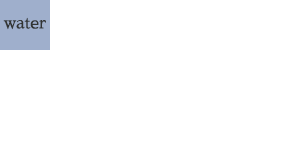
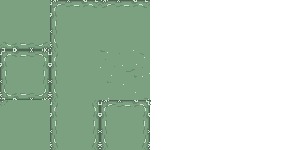
Layers edited between the first and the second w=300, h=150 image:
added group "Double Edge Vertical" (1st of 2) with 3 layers above "Double Edge Vertical" over [100, 100, 151, 150]
added layer "Darks" (1st of 9, in "Double Edge Vertical") in group "Double Edge Vertical" over [100, 100, 151, 150]
added layer "Layer 9" in group "Double Edge Vertical" over [100, 100, 150, 150]
added group "Double Edge Vertical" (2nd of 2) with 3 layers above "Edge Left" over [50, 100, 100, 150]
added layer "Darks" (2nd of 9, in "Double Edge Vertical") in group "Double Edge Vertical" over [50, 100, 100, 150]
added layer "Layer 7" in group "Double Edge Vertical" over [50, 100, 100, 150]
added group "Edge Left" (1st of 2) with 3 layers above "Edge Top" over [50, 50, 100, 100]
added layer "Layer 3" in group "Edge Left" over [50, 50, 100, 100]
added group "Edge Top" with 3 layers above "Edge Left" over [100, 0, 150, 50]
added layer "Layer 4" in group "Edge Top" over [100, 0, 150, 50]
added group "Edge Left" (2nd of 2) with 3 layers above "Inside" over [50, 0, 100, 50]
added layer "Darks" (5th of 9, in "Edge Left") in group "Edge Left" over [50, 0, 100, 50]
added layer "Layer 6" in group "Edge Left" over [50, 0, 100, 50]
added group "Inside" with 3 layers above "Isolated" over [100, 50, 150, 100]
added layer "Highlights" (6th of 9, in "Inside") in group "Inside" over [100, 50, 150, 100]
added layer "Darks" (6th of 9, in "Inside") in group "Inside" over [100, 50, 150, 100]
added layer "Layer 5" in group "Inside" over [100, 50, 150, 100]
added group "Isolated" with 3 layers above "Top Left Corner" over [0, 50, 50, 100]
added layer "Highlights" (7th of 9, in "Isolated") in group "Isolated" over [0, 50, 50, 100]
added layer "Darks" (7th of 9, in "Isolated") in group "Isolated" over [0, 50, 50, 100]
added layer "Layer 8" in group "Isolated" over [0, 50, 50, 100]
added group "Top Left Corner" with 3 layers above "Edge Bottom" over [0, 100, 50, 150]
…and 16 more changes (14 added, 2 stack)
